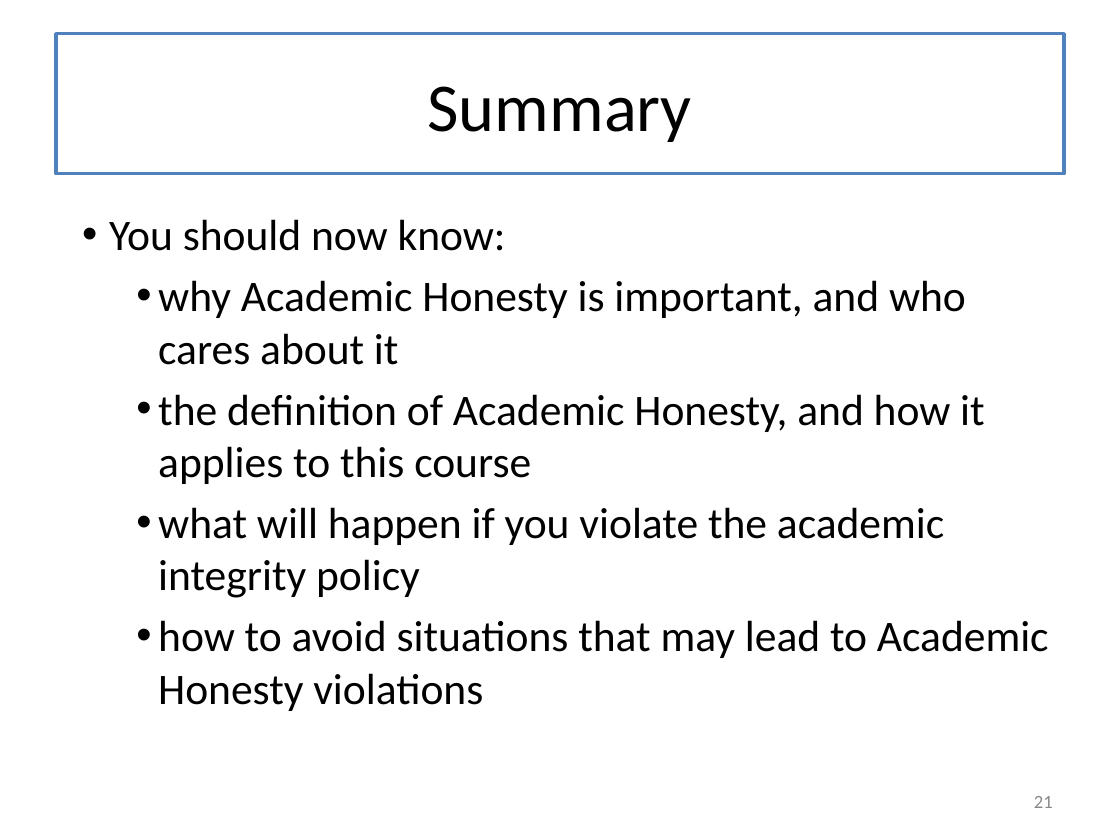
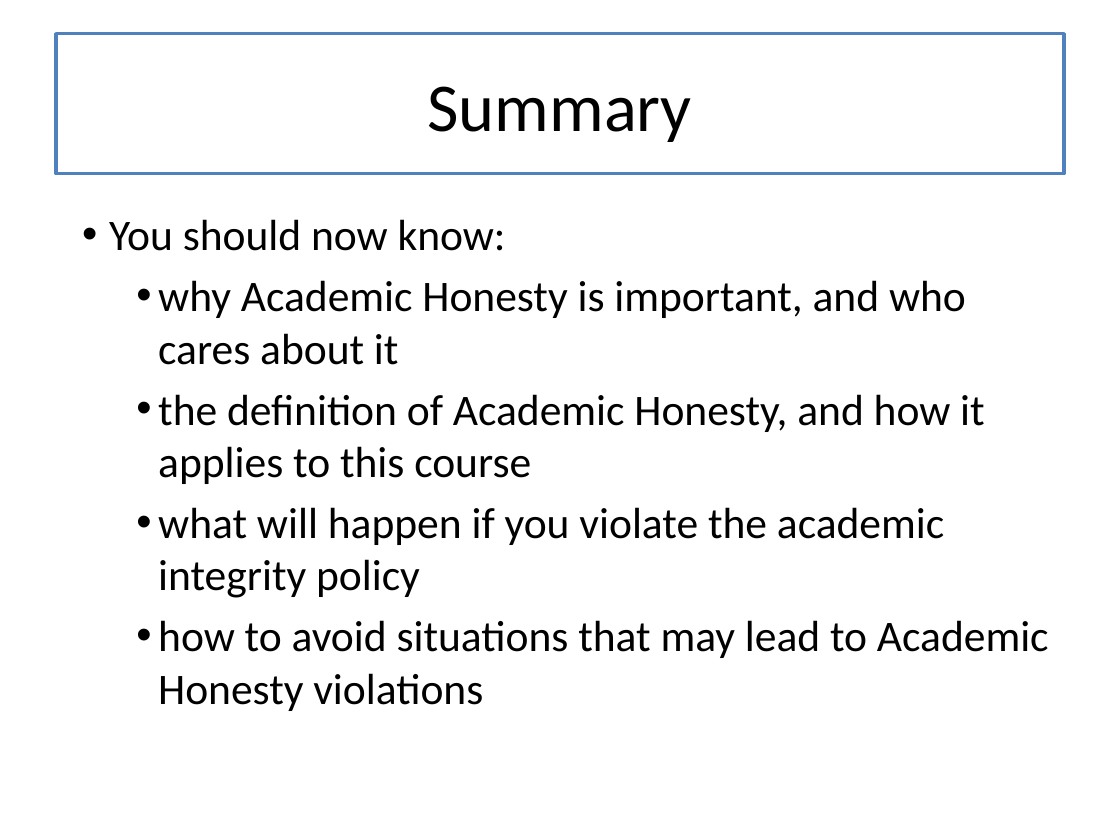
Before and after one commit to mwand/cs5010f17, a slide deck: slide 21 of Slides/Lesson 0.3 Academic Honesty.pptx. Drawn at 1120x840 pixels with LibreOffice and Linux fonts; fonts in the diff are those of the drawing. Boxes give left, top, right and bottom in pixels: in the first picture for what was removed or moved away, otherwise in the second. Text is boxed around its words. In the diff, an @@ line names an element or a change of style, - is before the commit and + after.

```diff
--- a/Slides/Lesson 0.3 Academic Honesty.pptx
+++ b/Slides/Lesson 0.3 Academic Honesty.pptx
@@ page number removed at bbox=[1034, 796, 1053, 808] @@
-21
```
Also in this commit, not shown: 2 other slides changed.
